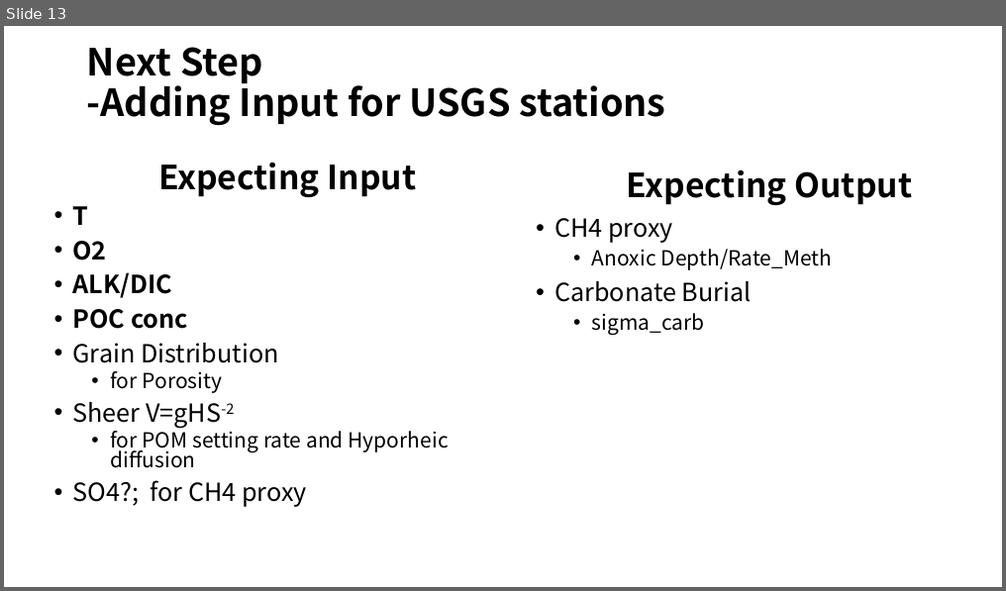
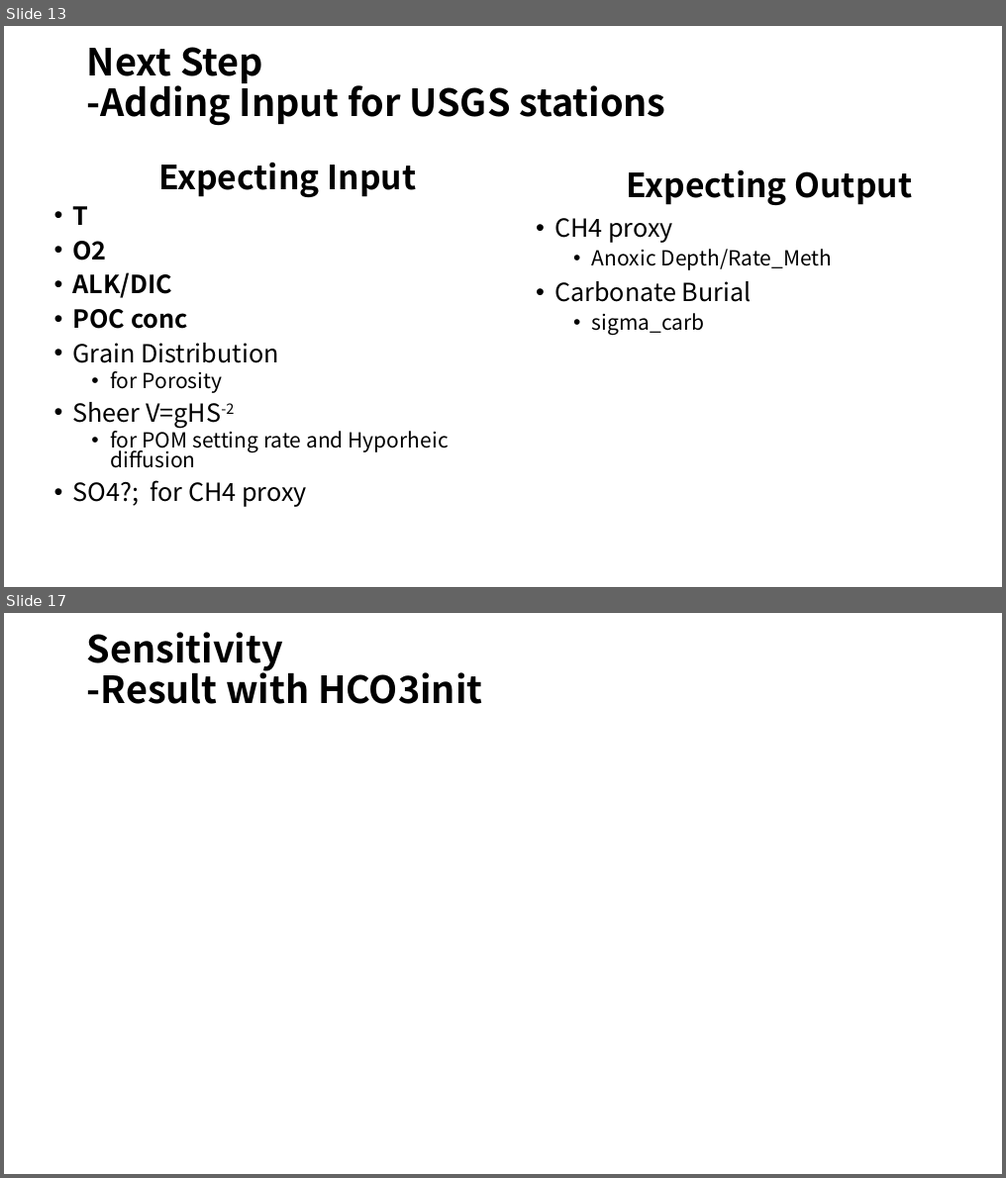
Before and after one commit to AlexLiuxy/1-D-River-Sediment-Model, a slide deck: River Sediment Modeling.pptx. Shown one above the other, each under a label of ours: slide 13 before the commit, slides 13 and 17 after it; the slides between them are not shown. The pictures are 1006x591 and 1006x1178 pixels, drawn with LibreOffice and Linux fonts; fonts in the diff are those of the drawing; background and template pictures are left out. Boxes give left, top, right and bottom in pixels: in the first picture for what was removed or moved away, otherwise in the second. Text is boxed around its words. In the diff, an @@ line names an element or a change of style, - is before the commit and + after.

```diff
--- a/River Sediment Modeling.pptx
+++ b/River Sediment Modeling.pptx
@@ slide 17 added at (4, 613, 1002, 1174), background picture (left out) @@
@@ title added at (87, 632, 482, 704), 36 pt, text #000000, bold @@
+Sensitivity
+-Result with HCO3init
```
Also in this commit, not shown: 3 other slides added, 2 other files.
